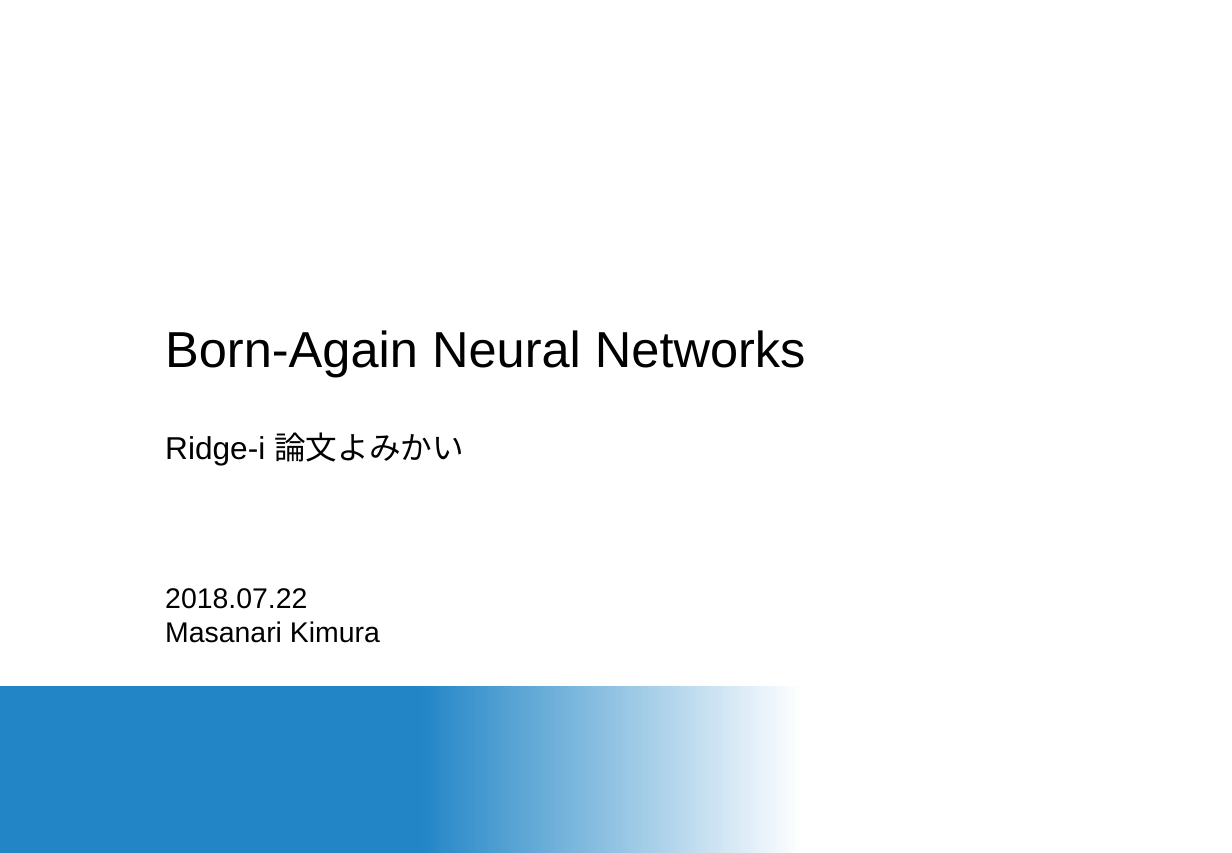
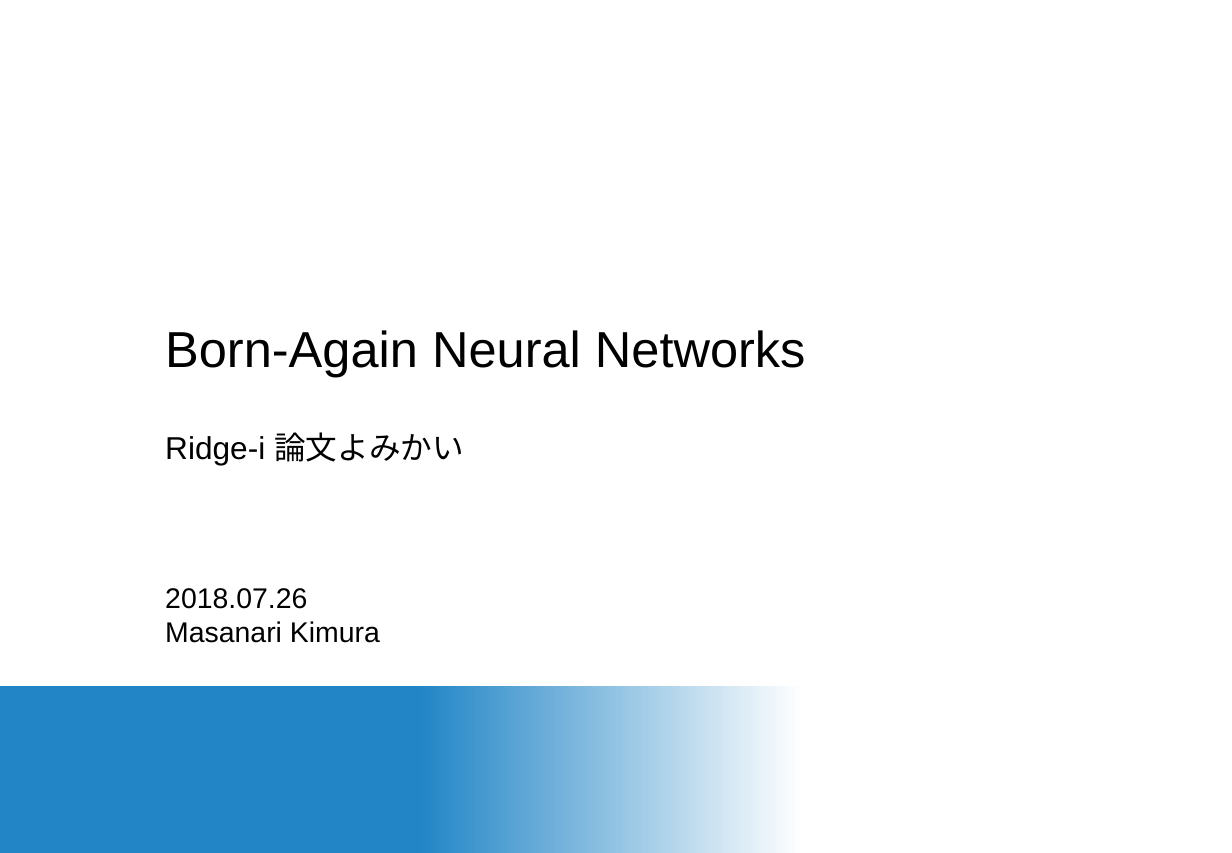
Before and after one commit to nocotan/slides, a slide deck: slide 1 of ban.pptx. Drawn at 1232x853 pixels with LibreOffice and Linux fonts; fonts in the diff are those of the drawing; background and template pictures are left out. Boxes give left, top, right and bottom in pixels: in the first picture for what was removed or moved away, otherwise in the second. Text is boxed around its words. In the diff, an @@ line names an element or a change of style, - is before the commit and + after.

```diff
--- a/ban.pptx
+++ b/ban.pptx
@@ subtitle at [165, 588, 307, 609]: text changed @@
-2018.07.22
+2018.07.26
```
Also in this commit, not shown: 1 other file.
